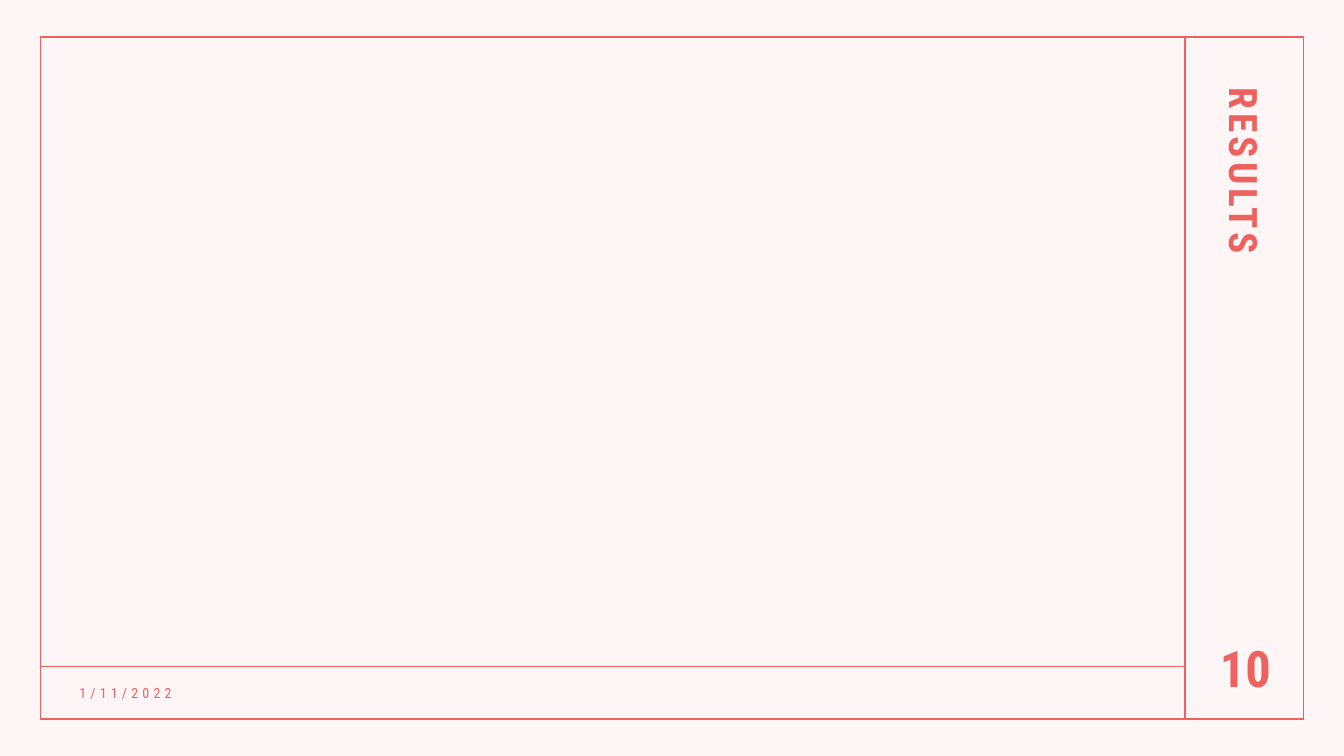
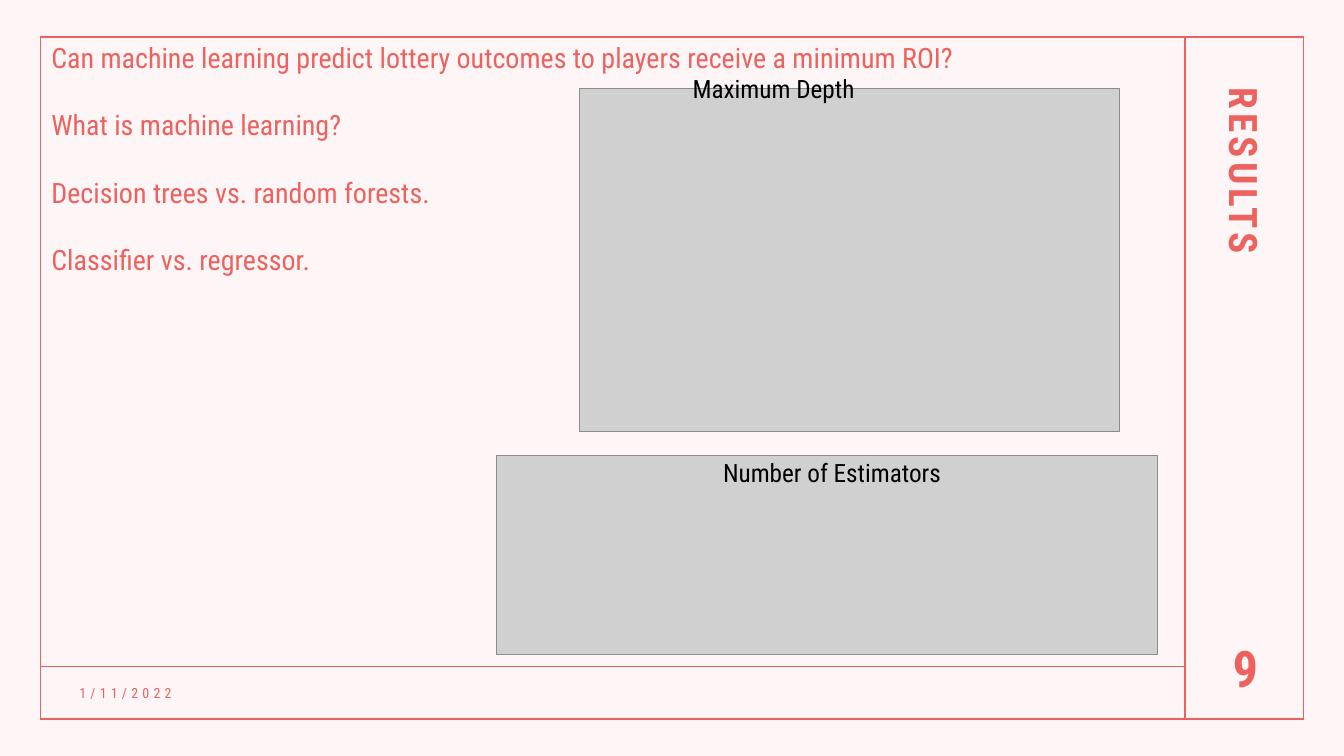
Before and after one commit to AlbiKovi/DSO110---Final-Group-Project, a slide deck: slide 9 of Is the Mega Millions a Mega Trap.pptm (slide 10 before the commit). Drawn at 1344x756 pixels with LibreOffice and Linux fonts; fonts in the diff are those of the drawing; grey boxes stand for pictures. Boxes give left, top, right and bottom in pixels: in the first picture for what was removed or moved away, otherwise in the second. Text is boxed around its words. In the diff, an @@ line names an element or a change of style, - is before the commit and + after.

```diff
--- a/Is the Mega Millions a Mega Trap.pptm
+++ b/Is the Mega Millions a Mega Trap.pptm
@@ text added at <box>51,47,953,276</box>, 20 pt, text #ED625F @@
+Can machine learning predict lottery outcomes to players receive a minimum ROI?
+What is machine learning?
+Decision trees vs. random forests.
+Classifier vs. regressor.
@@ picture added at <box>580,89,1120,432</box> @@
@@ text added at <box>693,75,854,103</box>, 18 pt, text #000000 @@
+Maximum Depth
@@ picture added at <box>497,456,1158,654</box> @@
@@ text added at <box>723,463,941,483</box>, 18 pt, text #000000 @@
+Number of Estimators
@@ page number at <box>1233,650,1258,688</box>: text changed @@
-10
+9
```
Also in this commit, not shown: 2 other slides changed, 3 slides added, 1 slide removed.
